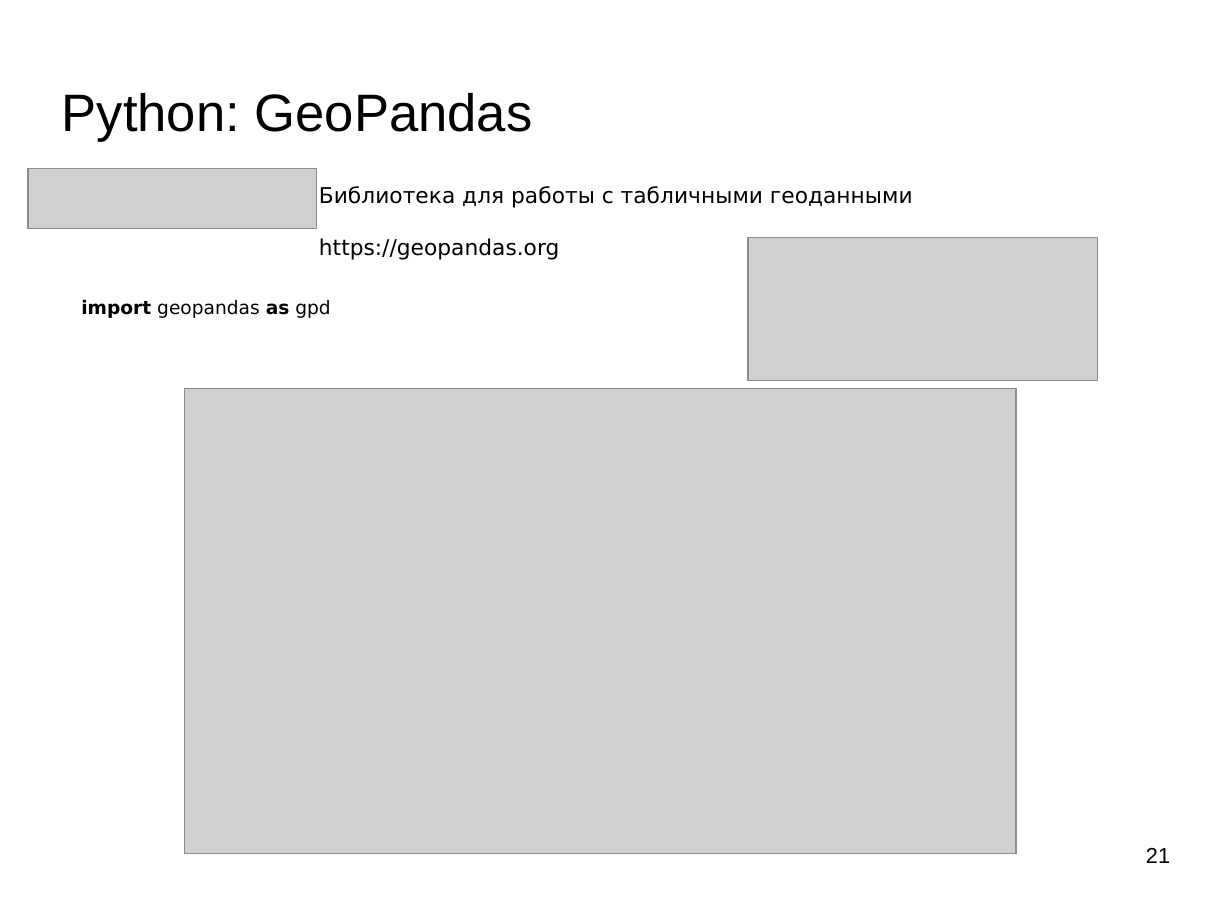
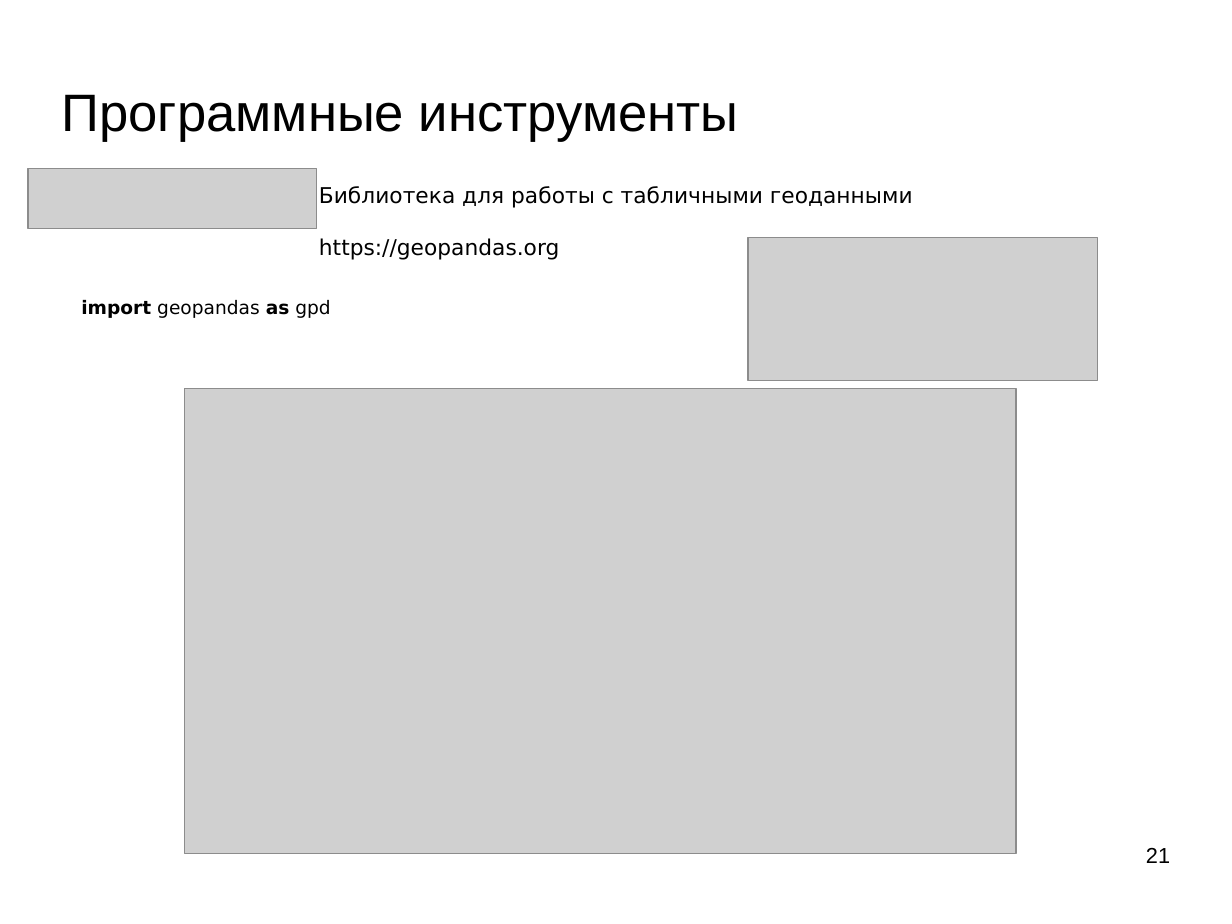
Before and after one commit to mechanoid5/ml_lectorium_2026_I, a slide deck: slide 21 of 04-eda.odp. Drawn at 1232x924 pixels with LibreOffice and Linux fonts; fonts in the diff are those of the drawing; grey boxes stand for pictures; background and template pictures are left out. Boxes give left, top, right and bottom in pixels: in the first picture for what was removed or moved away, otherwise in the second. Text is boxed around its words. In the diff, an @@ line names an element or a change of style, - is before the commit and + after.

```diff
--- a/04-eda.odp
+++ b/04-eda.odp
@@ title at (62,94,739,141): text changed @@
-Python: GeoPandas
+Программные инструменты
```
Also in this commit, not shown: 13 other slides changed, 2 other files.
